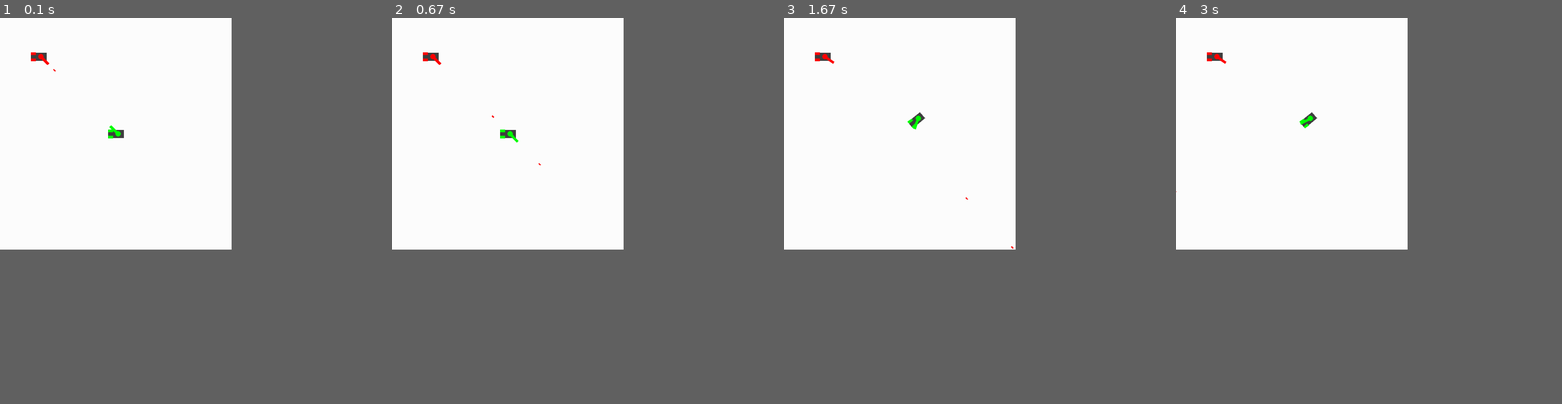
Above: before the commit, frames 1-4 (left to right).
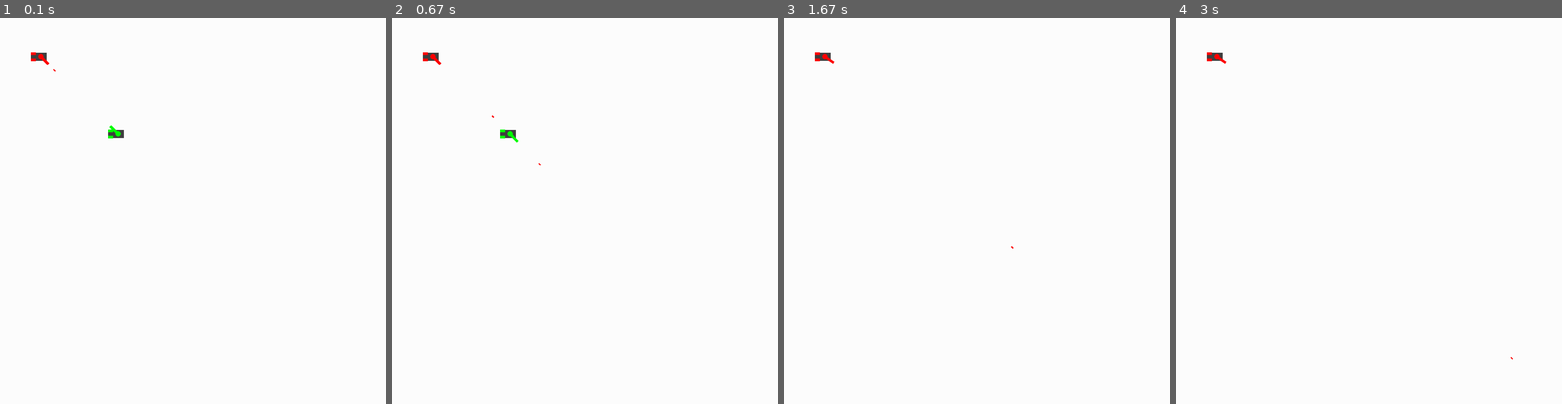
Above: after the commit, the same moments.

Repository: Servaretures/PyGame
Game: pygame game, started from Main.py
The game is run twice, just before and just after one commit, with the same random seed, the same clock (stepped at 60 frames per second) and the same inputs.
Inputs (mouse positions are in pixels of both pictures, inside the frame that each line leads up to):
- Up to frame 1 (0.1 s): no input
- Up to frame 2 (0.67 s): click (585, 211) at 0.38 s
- Up to frame 3 (1.67 s): hold D 0.67-1.13 s; move the mouse to (1100, 199) at 0.7 s; hold W 1.17-1.63 s; move the mouse to (884, 214) at 1.2 s
- Up to frame 4 (3 s): click (1249, 153) at 1.72 s
In our replay, the window is 540x540 before the commit and 900x900 after it. These sizes can differ from the game's own. Grey fills any space a smaller window leaves; there, only what the larger window draws over its background counts as a difference.

The runs differ from the first frame. In frame 3, 0.1% of the frame differs, in the area x 32-48%, y 24-48%; in frame 4, 0.1%.

Commit message:
Додав колайдери

Diff:
--- a/Controll.py
+++ b/Controll.py
@@ -3,6 +3,7 @@
 import GameObjects
 import pygame
 import Types
+import time
 
 def KeyboardControl(gameObject, window):
     k = pygame.key.get_pressed()
@@ -13,6 +14,7 @@
     if (k[pygame.K_w] and (w.x > 0 and w.y > 0 and w.x < window.BorderX and w.y < window.BorderY)):
         gameObject.transform.position = w
     elif (k[pygame.K_s] and (s.x > 0 and s.y > 0 and s.x < window.BorderX and s.y < window.BorderY)):
+        #time.sleep(100000)
         gameObject.transform.position = s
     if (k[pygame.K_a]):
         gameObject.transform.rotation -= gameObject.RotSpeed
@@ -53,4 +55,3 @@
         To = Target - obj.transform.position
         obj.transform.position += To * Types.Vector2(obj.speed)
         obj.transform.rotation = Types.Vector2.LookAt(obj.transform.position,Target)
-    pass
--- a/GameObjects.py
+++ b/GameObjects.py
@@ -15,7 +15,7 @@
     def __init__(self,tag = "Tank",RotSpeed = 0.2,speed = 2 ,Color = (64,64,64),Color2 = (0,255,0),scale = Types.Vector2(1,1),ReloadSpeed = 1, Ai = None, AttackDistance = 200):
         self.Tower = 3
         self.transform = Types.Transform(Types.Vector2(300,300),0,Types.Vector2(10,5)*scale)
-        self.collider = Types.RectCollider(Types.MeshBox[0],Types.MeshBox[2],self)
+        self.collider = Types.RectCollider(Types.MeshBox[0]*self.transform.scale,Types.MeshBox[2]*self.transform.scale,self)
         self.mesh = Types.Mesh(Types.MeshBox,Color)
         self.speed = speed
         self.RotSpeed = RotSpeed
@@ -41,7 +41,7 @@
 class Bullet(GameObject):
     def __init__(self, tag="Bullet", speed=5, Color=(255, 0, 0),scale=Types.Vector2(1, 1)):
         self.transform = Types.Transform(Types.Vector2(300, 300), 0, Types.Vector2(3, 1) * scale)
-        self.collider = Types.RectCollider(Types.MeshBox[0], Types.MeshBox[2], self)
+        self.collider = Types.RectCollider(Types.MeshBox[0]*scale,Types.MeshBox[2]*scale,self)
         self.mesh = Types.Mesh(Types.MeshBox, Color)
         self.speed = speed
         self.Tag = tag
--- a/Main.py
+++ b/Main.py
@@ -8,15 +8,17 @@
 import Draw
 import  Controll
 
-NewGame = Window.window(600, 600)
+NewGame = Window.window(1000, 1000)
 obj = GameObjects.Tank(scale=Vector2(2,2), tag= "Hero")
 NewGame.AddObject(obj)
 
 TestBot = GameObjects.Tank(scale=Vector2(2,2), Color2 = (255,0,0),Ai = obj, speed= 0.003, AttackDistance=300, ReloadSpeed= 3)
 TestBot.transform.position = Vector2(100,100)
 NewGame.AddObject(TestBot)
-
+####Test
+####
 while(True):
     NewGame.Update()
     Controll.AllControll(obj,NewGame)
     NewGame.ObjectsDo()
+    NewGame.UpdateCollider()
--- a/Types.py
+++ b/Types.py
@@ -19,7 +19,7 @@
         return Vector2(self.x * other.x, self.y * other.y)
     @staticmethod
     def Distance(Point1,Point2):
-        return math.sqrt( (Point2.x-Point1.x)**2 + (Point2.y - Point1.y)**2 )
+        return math.sqrt((Point2.x-Point1.x)**2 + (Point2.y - Point1.y)**2)
     @staticmethod
     def Forward(transform):
         x = math.cos(transform.rotation)
@@ -44,9 +44,7 @@
         return ret
 
     @staticmethod
-    def LocalToGloabl(Points, Origin, Child = None):
-        if(Child == None):
-            Child = Vector2(0,0)
+    def LocalToGloabl(Points, Origin):
         ret = []
         for Point in Points.vertexes:
             B = Point*Origin.transform.scale
@@ -58,7 +56,21 @@
             rotatedY = math.sin(Angle) * relativeX + math.cos(Angle) * relativeY
             ret += [rotatedX,rotatedY]
         return ret
-
+    @staticmethod
+    def Rotate(Angule,Points,Pos = [0,0]):
+        ret = []
+        if(type(Pos) != Vector2):
+            Pos = Vector2(Pos[0],Pos[1])
+        for Point in Points:
+            B = Point
+            A = Pos
+            relativeX = B.x - A.x
+            relativeY = B.y - A.y
+            Angle = Angule
+            rotatedX = math.cos(Angle) * relativeX - math.sin(Angle) * relativeY
+            rotatedY = math.sin(Angle) * relativeX + math.cos(Angle) * relativeY
+            ret += [Vector2(rotatedX, rotatedY)]
+        return ret
 
 MeshBox = (Vector2(-1,-1), Vector2(-1,1), Vector2(1,1), Vector2(1,-1))
 MeshGun = (Vector2(0,-1), Vector2(0,1), Vector2(2,1), Vector2(2,-1))
@@ -115,12 +127,11 @@
         self.map = {
             CircleCollider: self.InsideCircle,
             RectCollider: self.InsdieRect,
-            PointCollider: self.InsidePoint
         }
     def InsideCircle(self, other):
-        pass
-    def InsidePoint(self, other):
-        pass
+        if(Vector2.Distance(self.parent.transform.position,other.parent.transform.position) > self.R + other.R):
+            return False
+        return True
     def InsdieRect(self, other):
         pass
 
@@ -132,37 +143,46 @@
         self.map = {
             CircleCollider: self.InsideCircle,
             RectCollider: self.InsdieRect,
-            PointCollider: self.InsidePoint
         }
     def InsideCircle(self, other):
         pass
-    def InsidePoint(self, other):
-        pass
     def InsdieRect(self, other):
-        pass
+        if (Vector2.Distance(Vector2(0,0), self.LeftUpperPoint) > Vector2.Distance(Vector2(0,0), self.RightBottomPoint)):
+            p1 = Vector2.Distance(Vector2(0,0), self.LeftUpperPoint)
+        else:
+            p1 =Vector2.Distance(Vector2(0,0), self.RightBottomPoint)
+
+        if (Vector2.Distance(Vector2(0,0), other.LeftUpperPoint) > Vector2.Distance(Vector2(0,0), other.RightBottomPoint)):
+            p2 = Vector2.Distance(Vector2(0,0), other.LeftUpperPoint)
+        else:
+            p2 = Vector2.Distance(Vector2(0,0), other.RightBottomPoint)
+
+        if(Vector2.Distance(self.parent.transform.position,other.parent.transform.position) > p1 + p2):
+            return False
+
+
+        pos = self.parent.transform.position
+        mesh1 = [self.LeftUpperPoint,self.RightBottomPoint]
+
+        pos2 = other.parent.transform.position
+        mesh2 = [other.LeftUpperPoint, other.RightBottomPoint]
+
+        mesh1 = Vector2.Rotate(self.parent.transform.rotation, mesh1)
+        mesh1 = [mesh1[0] +pos, mesh1[1] + pos]
+
+        mesh2 = Vector2.Rotate(other.parent.transform.rotation, mesh2)
+        mesh2 = [mesh2[0] + pos2, mesh2[1] + pos2]
+
+        mesh1 = Vector2.Rotate(-self.parent.transform.rotation, mesh1,pos)
+        mesh2 = Vector2.Rotate(-self.parent.transform.rotation, mesh2,pos)
+
+        mesh2 = [mesh2[0] + pos, mesh2[1] + pos]
+        mesh1 = [mesh1[0] + pos, mesh1[1] + pos]
 
 
 
-class PointCollider(Collider):
-    def __init__(self, parent = None):
-        self.parent = parent
-        self.map = {
-            CircleCollider: self.InsideCircle,
-            RectCollider: self.InsdieRect,
-            PointCollider: self.InsidePoint
-        }
-    def InsideCircle(self, other):
-        return True if Vector2.Distance(self.parent.transform.position,other.parent.transform.position) < other.R else False
-    def InsidePoint(self, other):
-        return True if self.parent.transform.position == other.parent.transform.position else False
-    def InsdieRect(self, other):
-        #if(Vector2.Distance(self.parent.transform.position,other.parent.transform.position) > other.LeftUpperPoint.x - other.LeftUpperPoint.y):
-            #return False
-        B = self.parent.transform.position
-        A = other.parent.transform.position
-        relativeX = B.x - A.x
-        relativeY = B.y - A.y
-        Angle = other.parent.transform.rotation
-        rotatedX = math.cos(Angle) * relativeX - math.sin(Angle) * relativeY
-        rotatedY = math.sin(Angle) * relativeX + math.cos(Angle) * relativeY
+        if(mesh2[0].x > mesh1[0].x and mesh2[0].y > mesh1[0].y and mesh2[0].x < mesh1[1].x and mesh2[0].y < mesh1[1].y):
+            return True
+        if (mesh2[1].x > mesh1[0].x and mesh2[1].y > mesh1[0].y and mesh2[1].x < mesh1[1].x and mesh2[1].y < mesh1[1].y):
+            return True
         return False
--- a/Window.py
+++ b/Window.py
@@ -29,3 +29,9 @@
             if((pos.x < -self.DeleteBorder or pos.x > self.BorderX + self.DeleteBorder or
             pos.y < -self.DeleteBorder or pos.y > self.BorderY + self.DeleteBorder) and obj.Tag != "Hero"):
                 self.DeleteObject(obj)
+    def UpdateCollider(self):
+        for x in self.GameObjects:
+            for y in self.GameObjects:
+                if(y != x and x.collider != None and y.collider != None and x.collider.isCollide(y.collider) and (x.Tag == "Bullet" or y.Tag == "Bullet")):
+                    self.DeleteObject(x)
+                    self.DeleteObject(y)
